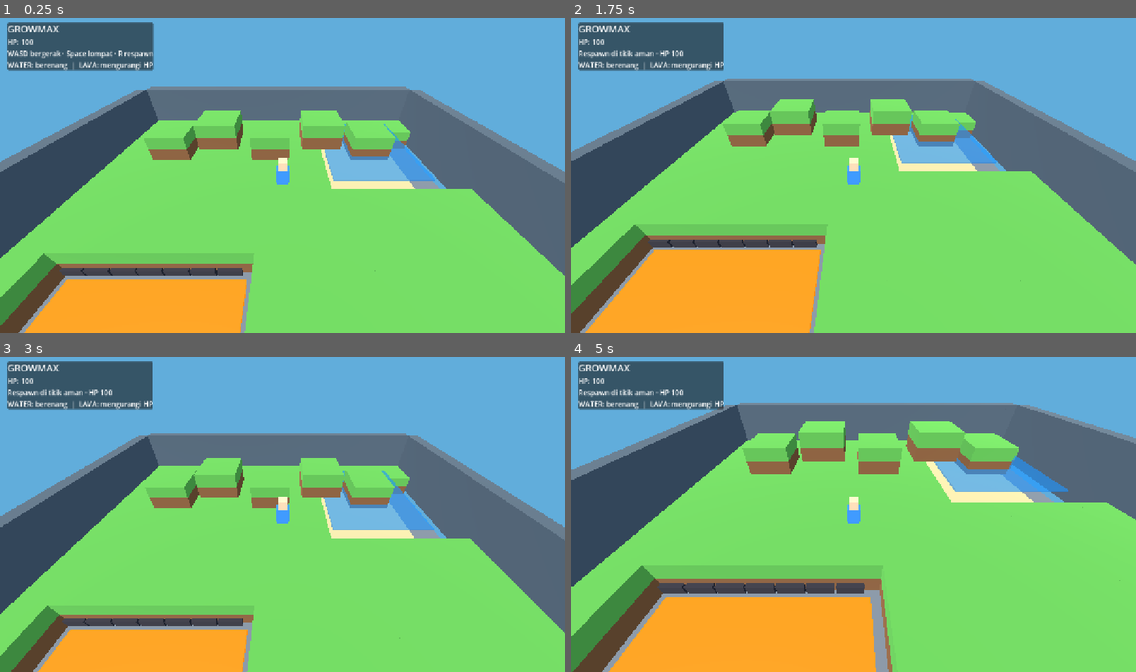
Above: before the commit, frames 1-4 (two rows, left to right).
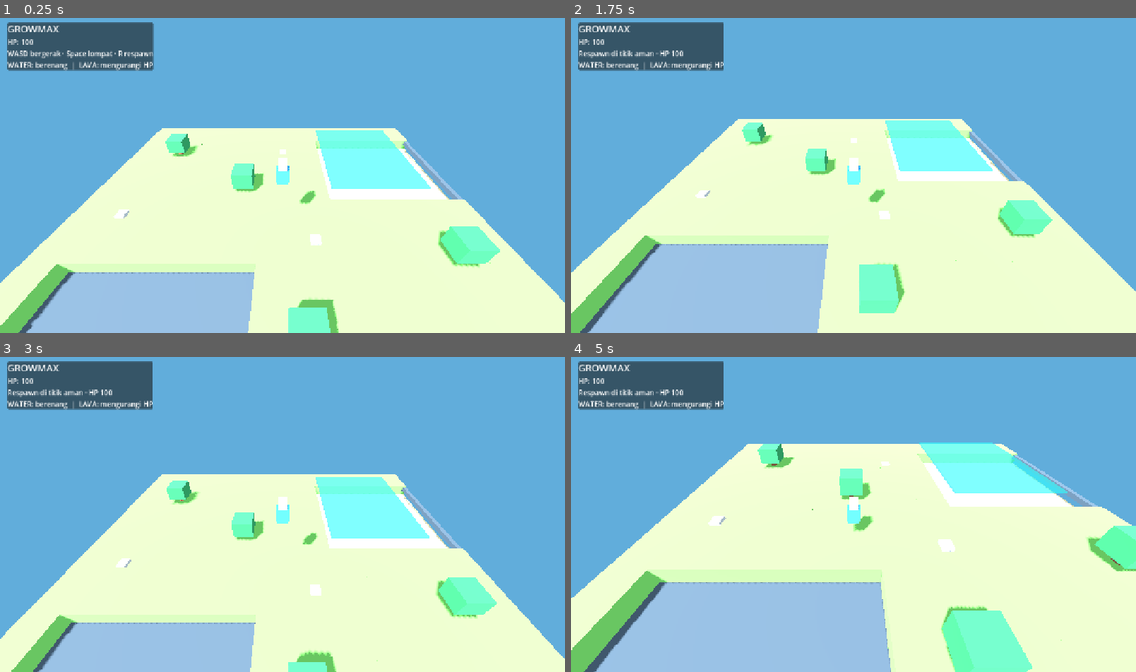
Above: after the commit, the same moments.

Repository: kuro-myths/growmax
Game: Godot game, scene res://Main.tscn
Same seed, same stepped clock (60 frames per second), same inputs: the game is played once before the commit and once after it.
Inputs:
- Up to frame 1 (0.25 s): no input
- Up to frame 2 (1.75 s): hold D 0.53-1.28 s; hold R 0.53-1.28 s; tap Space at 0.77, 1.52 s; tap Enter at 1.25 s; hold S from 1.28 s (still down); tap R at 1.35 s
- Up to frame 3 (3 s): release S at 2.03 s; hold D 2.03-2.78 s; hold R 2.03-2.78 s; tap Space at 2.75 s; hold W from 2.78 s (still down); tap R at 2.85 s
- Up to frame 4 (5 s): tap Space at 3.02, 3.77, 4.52 s; release W at 3.53 s; hold R 3.53-4.28 s; hold A from 3.53 s (still down); tap Enter at 4.25 s; tap R at 4.35 s

The runs differ from the first frame. In frame 1, 71% of the frame differs, in the area x 0-100%, y 21-100%; in frame 2, 74%; in frame 3, 68%; in frame 4, 81%, in the area x 0-100%, y 14-100%.

Commit message:
Improve voxel world framing and visual composition

Diff:
--- a/web/godot-source/scripts/world/world.gd
+++ b/web/godot-source/scripts/world/world.gd
@@ -1,21 +1,40 @@
 extends Node3D
+
 const SIZE := 28
 const WATER_SCENE := preload("res://scenes/environment/Water.tscn")
 const LAVA_SCENE := preload("res://scenes/environment/Lava.tscn")
+
+var materials: Dictionary = {}
+
 func _ready() -> void:
     _environment()
+    _create_materials()
     _generate_voxel_layers()
     _place_water()
     _place_lava()
     _decoration()
+
+func _create_materials() -> void:
+    materials = {
+        "bedrock": _material(Color("#303943")),
+        "stone": _material(Color("#697783")),
+        "deep": _material(Color("#87939a")),
+        "dirt": _material(Color("#95613e")),
+        "grass": _material(Color("#68bd55")),
+        "sand": _material(Color("#e6d69a")),
+        "edge": _material(Color("#43515d"))
+    }
+
 func _material(color: Color, glow := false) -> StandardMaterial3D:
     var m := StandardMaterial3D.new()
     m.albedo_color = color
+    m.roughness = 0.92
     if glow:
         m.emission_enabled = true
         m.emission = color
         m.emission_energy_multiplier = 1.5
     return m
+
 func _cube(pos: Vector3, size: Vector3, material: Material, solid := true) -> void:
     var mesh := MeshInstance3D.new()
     var shape_mesh := BoxMesh.new()
@@ -33,58 +52,64 @@
         collider.shape = shape
         body.add_child(collider)
         add_child(body)
+
 func _environment() -> void:
     var world_env := WorldEnvironment.new()
     var env := Environment.new()
     env.background_mode = Environment.BG_SKY
     env.ambient_light_source = Environment.AMBIENT_SOURCE_COLOR
-    env.ambient_light_color = Color(0.72, 0.82, 0.95)
-    env.ambient_light_energy = 0.8
+    env.ambient_light_color = Color("#d8e8f5")
+    env.ambient_light_energy = 0.9
+    env.tonemap_mode = Environment.TONE_MAPPER_FILMIC
     world_env.environment = env
     add_child(world_env)
+
     var sun := DirectionalLight3D.new()
     sun.rotation_degrees = Vector3(-52, -35, 0)
-    sun.light_energy = 1.25
+    sun.light_energy = 1.15
+    sun.shadow_enabled = true
     add_child(sun)
+
 func _generate_voxel_layers() -> void:
-    var layers := [
-        _material(Color("#252b31")),
-        _material(Color("#424b56")),
-        _material(Color("#777e83")),
-        _material(Color("#8a5a35")),
-        _material(Color("#62b84b"))
-    ]
     for x in range(SIZE):
         for z in range(SIZE):
-            for layer in range(3):
-                _cube(Vector3(x, -0.5 + layer, z), Vector3.ONE, layers[layer])
+            _cube(Vector3(x, -1.5, z), Vector3.ONE, materials.bedrock)
+            _cube(Vector3(x, -0.5, z), Vector3.ONE, materials.stone)
+            _cube(Vector3(x, 0.5, z), Vector3.ONE, materials.deep)
+
             var pool := x >= 18 and z >= 3 and z <= 11
             var magma := x >= 2 and x <= 12 and z >= 17
-            if not pool and not magma:
-                _cube(Vector3(x, 2.5, z), Vector3.ONE, layers[3])
-                _cube(Vector3(x, 3.5, z), Vector3.ONE, layers[4])
-    var wall := _material(Color("#53616a"))
+            if pool:
+                _cube(Vector3(x, 1.5, z), Vector3.ONE, materials.sand)
+            elif magma:
+                _cube(Vector3(x, 1.5, z), Vector3.ONE, materials.edge)
+            else:
+                _cube(Vector3(x, 1.5, z), Vector3.ONE, materials.dirt)
+                _cube(Vector3(x, 2.5, z), Vector3.ONE, materials.grass)
+
+    # Low perimeter trim replaces the oversized walls that previously blocked the view.
     for i in range(SIZE):
-        _cube(Vector3(i, 5, -1), Vector3(1, 5, 1), wall)
-        _cube(Vector3(i, 5, SIZE), Vector3(1, 5, 1), wall)
-        _cube(Vector3(-1, 5, i), Vector3(1, 5, 1), wall)
-        _cube(Vector3(SIZE, 5, i), Vector3(1, 5, 1), wall)
+        _cube(Vector3(i, 2.7, -0.35), Vector3(1, 0.35, 0.35), materials.edge, false)
+        _cube(Vector3(i, 2.7, SIZE - 0.65), Vector3(1, 0.35, 0.35), materials.edge, false)
+        _cube(Vector3(-0.35, 2.7, i), Vector3(0.35, 0.35, 1), materials.edge, false)
+        _cube(Vector3(SIZE - 0.65, 2.7, i), Vector3(0.35, 0.35, 1), materials.edge, false)
+
 func _place_water() -> void:
     var water := WATER_SCENE.instantiate()
-    water.position = Vector3(21, 3.5, 7)
+    water.position = Vector3(21, 2.75, 7)
     add_child(water)
-    _cube(Vector3(21, 2.85, 7), Vector3(7, 0.12, 9), _material(Color("#d9c78b")))
+
 func _place_lava() -> void:
     var lava := LAVA_SCENE.instantiate()
-    lava.position = Vector3(7, 3.5, 21)
+    lava.position = Vector3(7, 2.75, 21)
     add_child(lava)
-    var rock := _material(Color("#353238"))
-    for i in range(7):
-        _cube(Vector3(2 + i * 1.5, 2.2, 16), Vector3(1.4, 0.7, 1.4), rock)
+
 func _decoration() -> void:
-    var grass := _material(Color("#62b84b"))
-    var dirt := _material(Color("#8a5a35"))
-    for i in range(5):
-        var x := 5 + i * 4
-        _cube(Vector3(x, 6.0 + (i % 2), 7), Vector3(3, 1, 3), grass)
-        _cube(Vector3(x, 5.0 + (i % 2), 7), Vector3(3, 1, 3), dirt)
+    var trunk := _material(Color("#765039"))
+    var leaf := _material(Color("#348b54"))
+    var stone := _material(Color("#a5b0b5"))
+    for p in [Vector2i(4, 5), Vector2i(11, 10), Vector2i(15, 20), Vector2i(24, 16)]:
+        _cube(Vector3(p.x, 3.25, p.y), Vector3(0.38, 1.1, 0.38), trunk, false)
+        _cube(Vector3(p.x, 4.05, p.y), Vector3(1.5, 1.25, 1.5), leaf, false)
+    for p in [Vector2i(3, 13), Vector2i(14, 5), Vector2i(25, 23), Vector2i(16, 15)]:
+        _cube(Vector3(p.x, 3.0, p.y), Vector3(0.65, 0.35, 0.65), stone, false)
